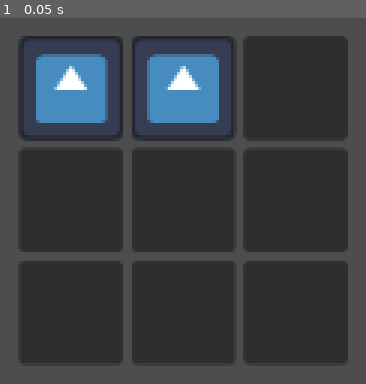
Above: before the commit, frame 1.
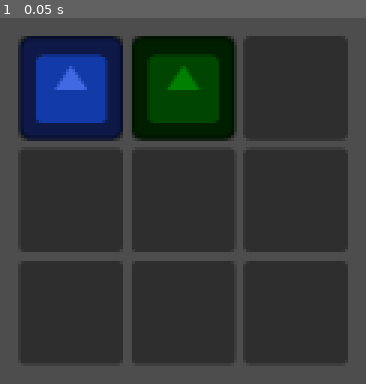
Above: after the commit, the same moment.

Repository: JoeThCo/Frogue_Proof_Of_Concept
Game: Godot game, scene res://game.tscn
Two runs of this game, one before a commit and one after it. Both use one fixed random seed, a clock stepped at 60 frames per second and the inputs below. The engine's default icon, where the game draws it, is replaced by a stand-in: a white triangle on a blue panel in a dark square.
Inputs:
- Up to frame 1 (0.05 s): no input

The runs differ from the first frame. In frame 1, 16% of the frame differs, in the area x 5-64%, y 4-34%.

Commit message:
Frog Colors

Diff:
--- a/Components/frog_type.gd
+++ b/Components/frog_type.gd
@@ -3,12 +3,17 @@
 
 
 enum Frog_Types {Fire, Grass, Water}
+var frog_colors: Array[Color] = [Color.ORANGE_RED, Color.WEB_GREEN, Color.ROYAL_BLUE]
 var frog_type: Frog_Types
 
 
-func frog_type_init():
+func frog_type_init() -> void:
     frog_type = Frog_Types.values()[ randi() % Frog_Types.size()]
 
 
 func _to_string() -> String:
     return Frog_Types.keys()[frog_type]
+
+
+func get_color() -> Color:
+    return frog_colors[frog_type]
--- a/frog_grid.gd
+++ b/frog_grid.gd
@@ -14,21 +14,21 @@
     add_frog()
 
 
-func make_grid():
+func make_grid() -> void:
     columns = GRID_SIZE
     for i in range(GRID_SIZE * GRID_SIZE):
         var new_frog_slot: Frog_Slot = frog_slot.instantiate() as Frog_Slot
         add_child(new_frog_slot)
 
 
-func print_grid():
+func print_grid() -> void:
     print("New Grid Print...")
     for child in get_children():
         var temp_frog_slot: Frog_Slot = child as Frog_Slot
         print(temp_frog_slot.texture_rect)
 
 
-func add_frog():
+func add_frog() -> void:
     var texture: CompressedTexture2D = load("res://icon.svg")
 
     var damage: Damage = Damage.new()
--- a/frog_slot.gd
+++ b/frog_slot.gd
@@ -25,7 +25,7 @@
     data.property = temp
 
 
-func get_preview():
+func get_preview() -> Control:
     var preview_texture: TextureRect = TextureRect.new()
     preview_texture.texture = texture_rect.texture
     preview_texture.expand_mode = TextureRect.EXPAND_FIT_WIDTH
@@ -36,6 +36,6 @@
     return preview
 
 
-func set_property(frog_data: Dictionary):
+func set_property(frog_data: Dictionary) -> void:
     texture_rect.property = frog_data
     is_filled = texture_rect.property["Texture"] != null
--- a/frog_stats.gd
+++ b/frog_stats.gd
@@ -1,4 +1,5 @@
 extends TextureRect
+class_name Frog_Stats
 
 
 var damage: Damage
@@ -18,6 +19,9 @@
             health = property["Health"]
             frog_type = property["Frog_Type"]
 
+            if frog_type:
+                modulate = frog_type.get_color()
+
 
 func _to_string() -> String:
     return "Damage:{0} | Health:{1} | FrogType:{2}".format([str(damage), str(health), str(frog_type)])
